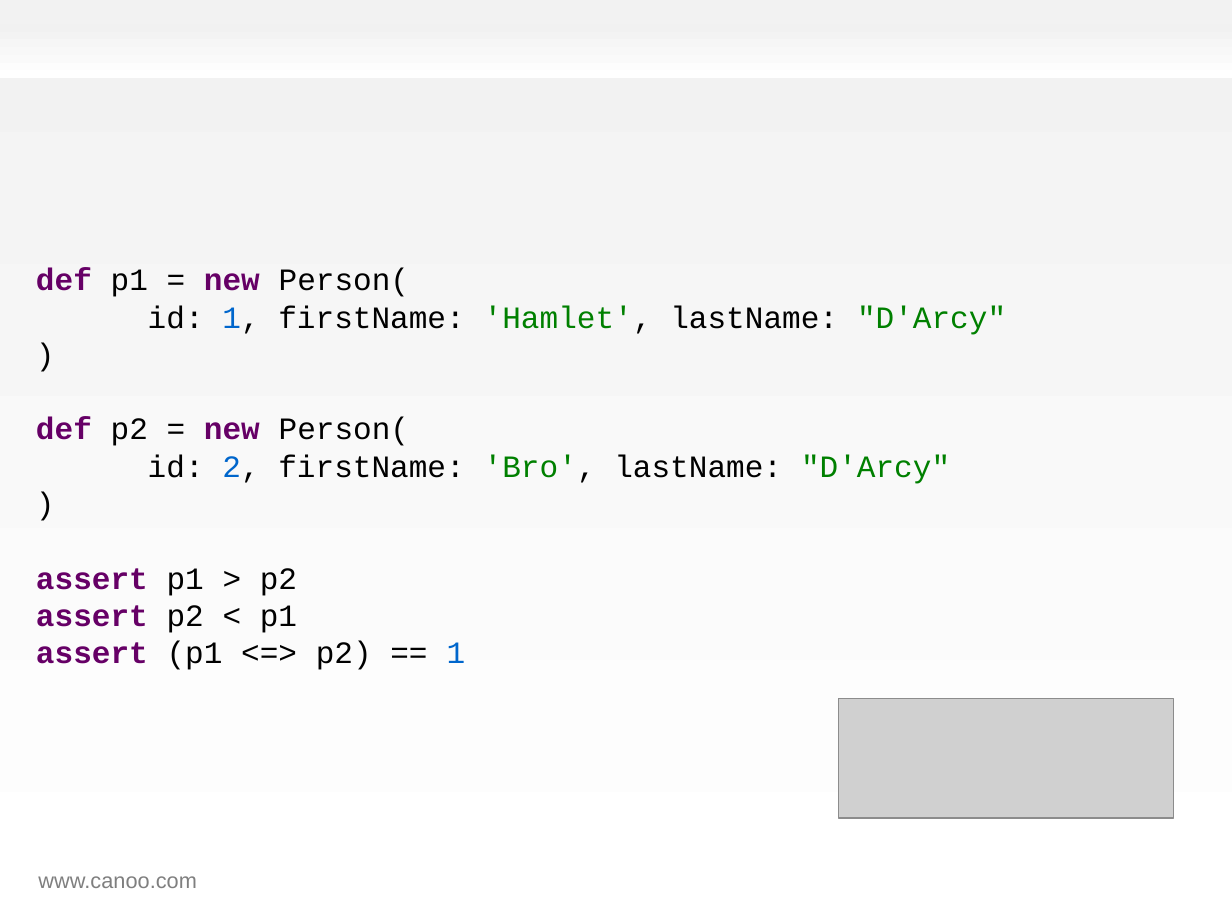
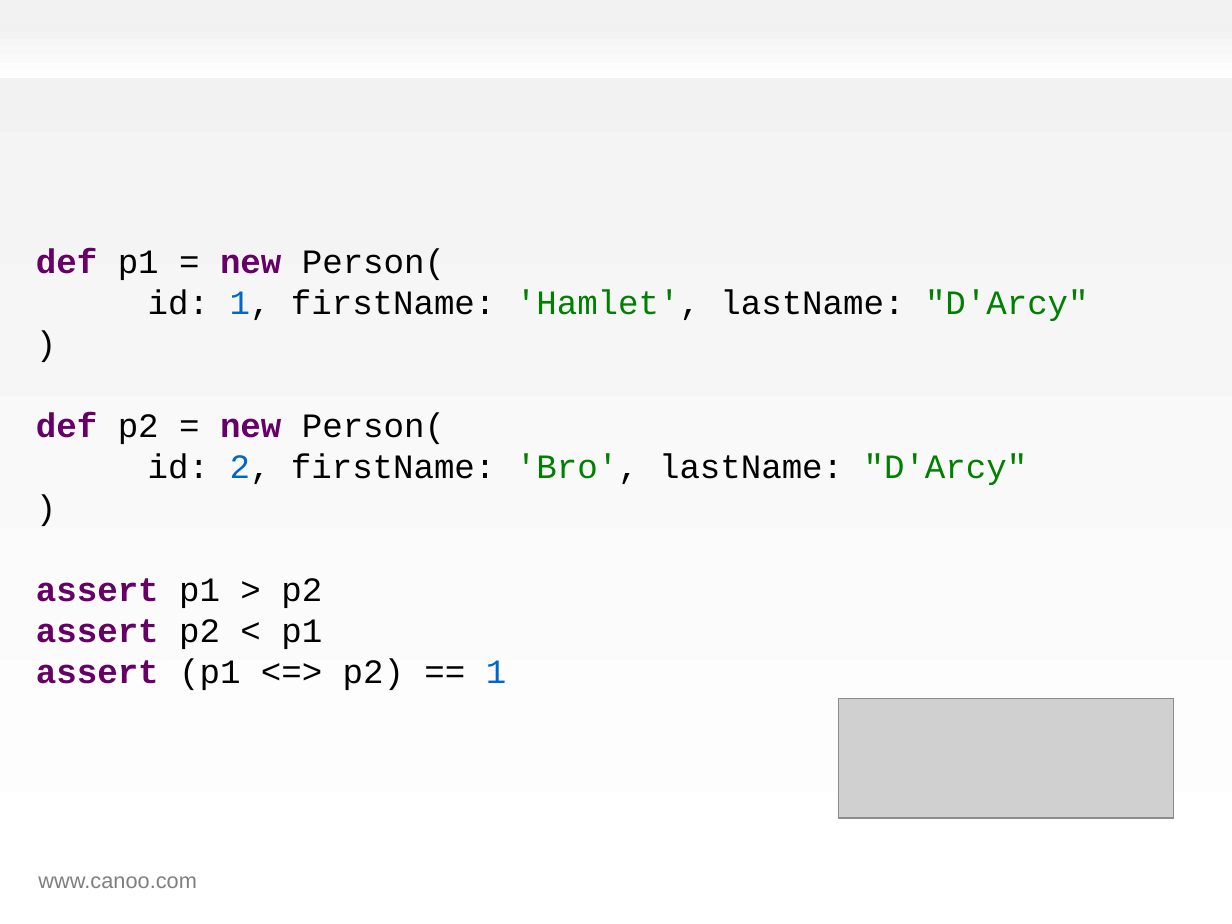
Before and after one commit to HamletDRC/presentations, a slide deck: slide 28 of effectivegroovy/effectivegroovy_gr82011.odp. Drawn at 1232x924 pixels with LibreOffice and Linux fonts; fonts in the diff are those of the drawing; grey boxes stand for pictures; background and template pictures are left out. Boxes give left, top, right and bottom in pixels: in the first picture for what was removed or moved away, otherwise in the second. Text is boxed around its words. In the diff, an @@ line names an element or a change of style, - is before the commit and + after.

```diff
--- a/effectivegroovy/effectivegroovy_gr82011.odp
+++ b/effectivegroovy/effectivegroovy_gr82011.odp
@@ text "def p1 = new Person( ..." at <box>36,248,1089,690</box>: size 20 to 22 pt @@
```
Also in this commit, not shown: 12 other slides changed, 4 other files.
